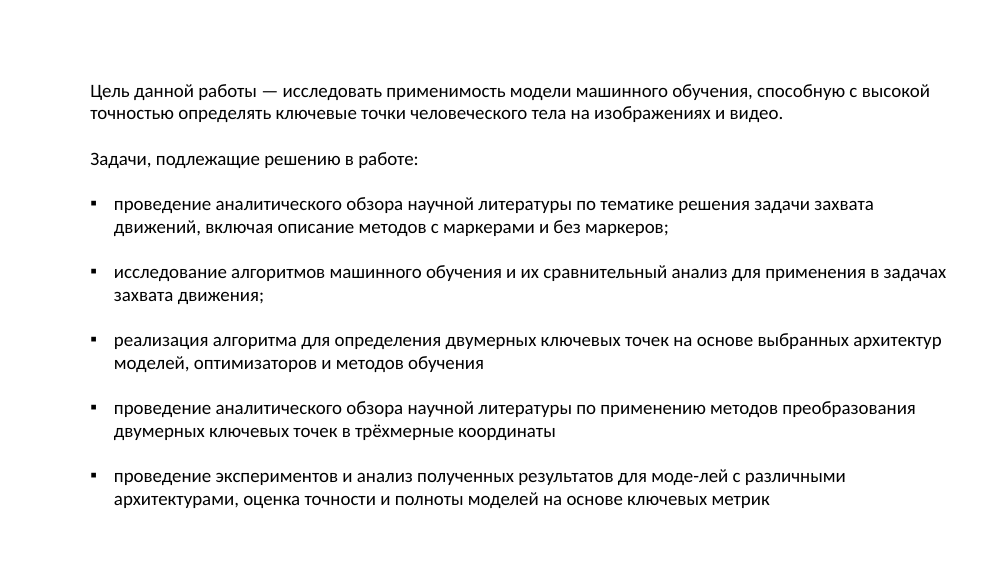
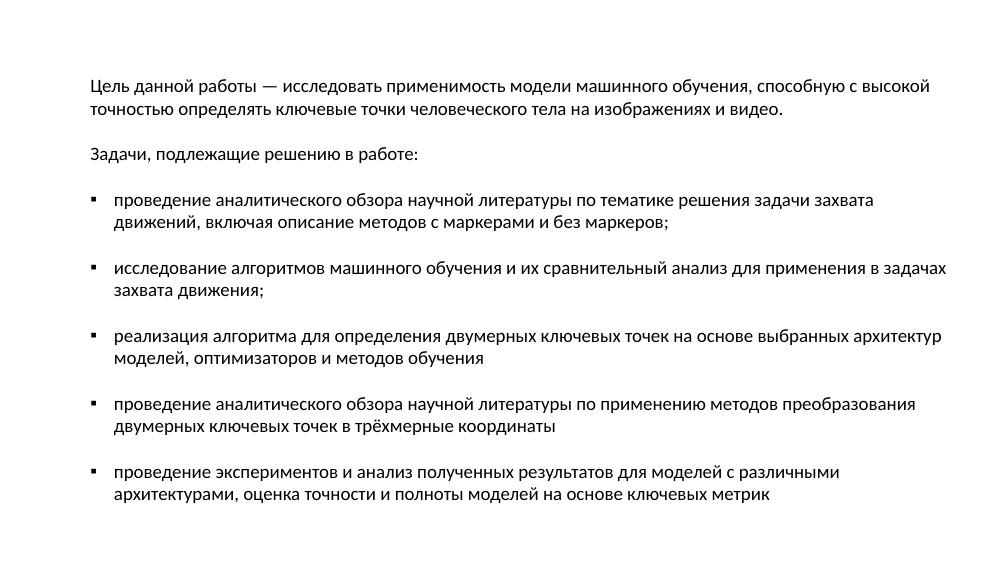
Before and after one commit to l1can13/bachelors-thesis, a slide deck: slide 2 of ВКРБ_Сорока Александр_Презентация.pptx. Drawn at 1008x567 pixels with LibreOffice and Linux fonts; fonts in the diff are those of the drawing; background and template pictures are left out. Boxes give left, top, right and bottom in pixels: in the first picture for what was removed or moved away, otherwise in the second. Text is boxed around its words. In the diff, an @@ line names an element or a change of style, - is before the commit and + after.

```diff
--- a/ВКРБ_Сорока Александр_Презентация.pptx
+++ b/ВКРБ_Сорока Александр_Презентация.pptx
@@ text at (114,465,840,503): text changed @@
-▪ проведение экспериментов и анализ полученных результатов для моде-лей с различными архитектурами, оценка точности и полноты моделей на основе ключевых метрик
+▪ проведение экспериментов и анализ полученных результатов для моделей с различными архитектурами, оценка точности и полноты моделей на основе ключевых метрик
```
Also in this commit, not shown: 7 other slides changed.
